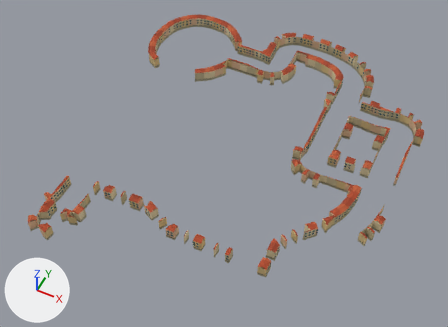
The Blender file assets/environment/city_square/sources/architectural_links.blend, before and after one commit.
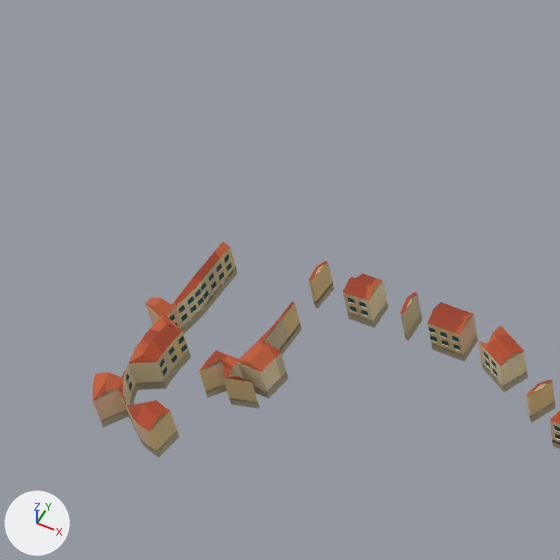
The first picture shows the older version from a 50 mm lens placed at (114.0, -302.0, 373.0), pointed at (-36.0, -2.0, -2.0). The close-ups show the older and then the newer version on the part from 0% to 38% of the width and 31% to 83% of the height of that picture. Only the edits that show in the close-ups are written down. Arrows for +X, +Y and +Z are at lower left; the lights stay in place.

The first close-up shows 'AvenueEntryEast', 'AvenueEntryWest', 'GardenTownEdge'.
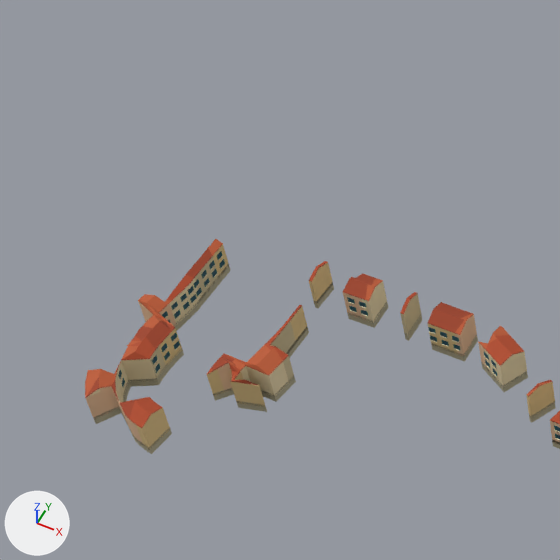
Location of each change, (x1, y1, x2, y2) in pixels of the close-ups (560 x 560 px):
'AvenueEntryWest', moved
    before: (93, 242, 238, 457)
    after: (85, 239, 231, 454)
'AvenueEntryEast', moved
    before: (199, 302, 302, 409)
    after: (207, 305, 309, 412)

The change, as a diff of the scene's bpy script:
```diff
--- a/assets/environment/city_square/sources/architectural_links.blend.py
+++ b/assets/environment/city_square/sources/architectural_links.blend.py
@@ ob_avenueentrywest @@
 ob_avenueentrywest = bpy.data.objects.new('AvenueEntryWest', me_avenueentrywest_infill)
-ob_avenueentrywest.location = (0.0, 0.0, 0.0)
+ob_avenueentrywest.location = (-2.0, 0.0, 0.0)
@@ ob_avenueentryeast @@
 ob_avenueentryeast = bpy.data.objects.new('AvenueEntryEast', me_avenueentryeast_infill)
-ob_avenueentryeast.location = (0.0, 0.0, 0.0)
+ob_avenueentryeast.location = (2.0, 0.0, 0.0)
```
